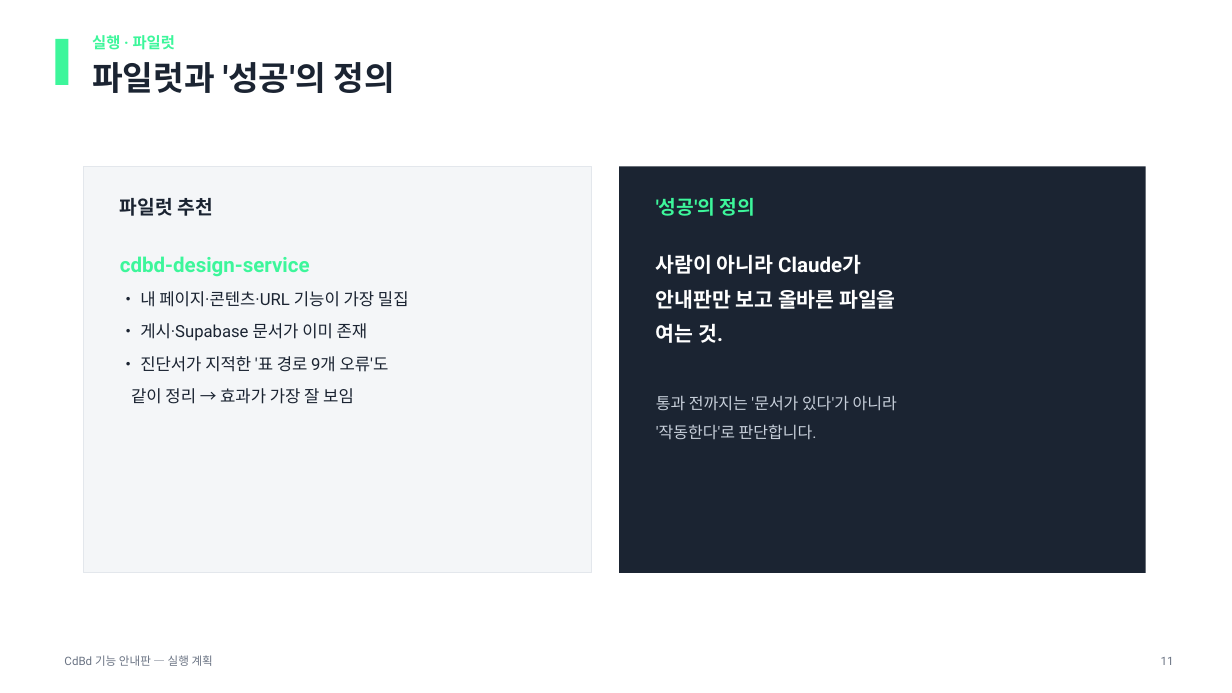
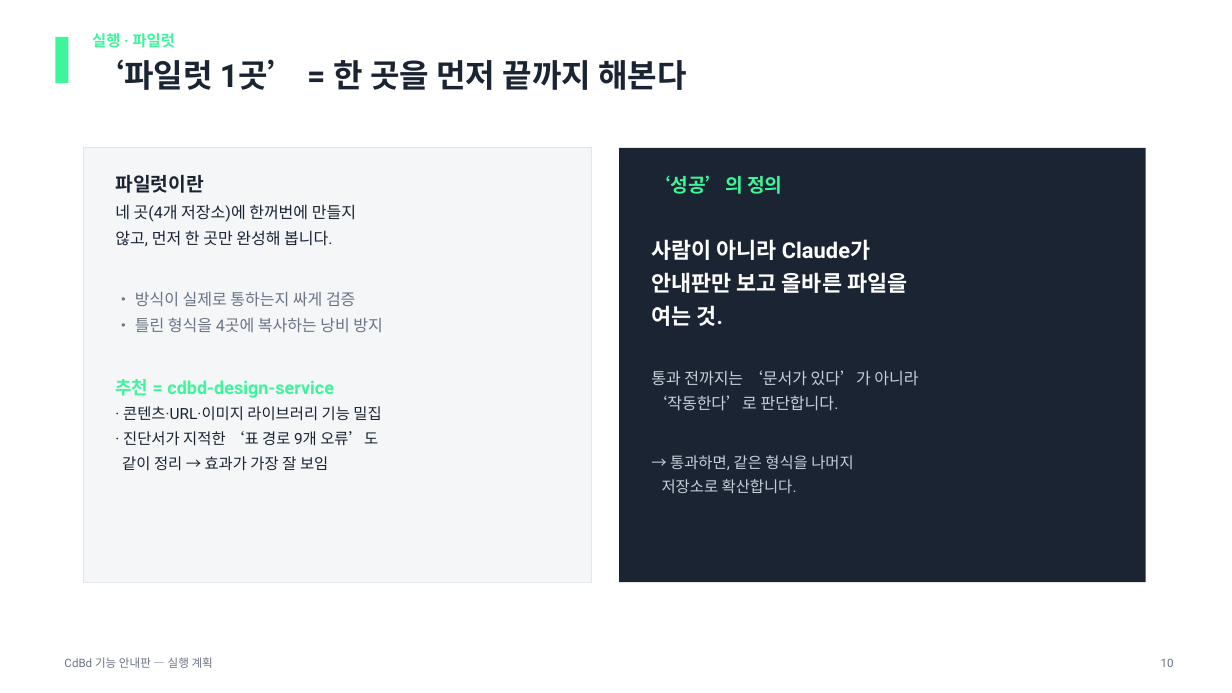
Before and after one commit to CdBd-in/design, a slide deck: slide 10 of _기능 안내판 실행 계획.pptx (slide 11 before the commit). Drawn at 1232x693 pixels with LibreOffice and Linux fonts; fonts in the diff are those of the drawing. Boxes give left, top, right and bottom in pixels: in the first picture for what was removed or moved away, otherwise in the second. Text is boxed around its words. In the diff, an @@ line names an element or a change of style, - is before the commit and + after.

```diff
--- a/_기능 안내판 실행 계획.pptx
+++ b/_기능 안내판 실행 계획.pptx
@@ rectangle: place and size @@
-rectangle at (0, 0, 1232, 125)
+rectangle at (0, 0, 1232, 120)
@@ text at (92, 59, 686, 90): text changed; size 26 to 25 pt @@
-파일럿과 '성공'의 정의
+‘파일럿 1곳’ = 한 곳을 먼저 끝까지 해본다
@@ rectangle: place and size @@
-rectangle at (83, 166, 592, 573)
+rectangle at (83, 148, 592, 582)
@@ rectangle: place and size @@
-rectangle at (619, 166, 1146, 573)
+rectangle at (619, 148, 1146, 582)
@@ text "파일럿이란": place and size @@
-text "파일럿이란" at (120, 256, 409, 404)
+text "파일럿이란" at (115, 175, 382, 471)
@@ text at (115, 175, 382, 446): text changed; size 13 to 12.5 pt @@
-cdbd-design-service
-• 내 페이지·콘텐츠·URL 기능이 가장 밀집
-• 게시·Supabase 문서가 이미 존재
-• 진단서가 지적한 '표 경로 9개 오류'도
+파일럿이란
+네 곳(4개 저장소)에 한꺼번에 만들지
+않고, 먼저 한 곳만 완성해 봅니다.
+• 방식이 실제로 통하는지 싸게 검증
+• 틀린 형식을 4곳에 복사하는 낭비 방지
+추천 = cdbd-design-service
+· 콘텐츠·URL·이미지 라이브러리 기능 밀집
+· 진단서가 지적한 ‘표 경로 9개 오류’도
@@ text "‘성공’의 정의": place and size @@
-text "‘성공’의 정의" at (656, 254, 897, 439)
+text "‘성공’의 정의" at (651, 175, 918, 493)
@@ text at (651, 175, 782, 194): paragraph added @@
+‘성공’의 정의
@@ text removed at (120, 198, 212, 216) @@
-파일럿 추천
@@ text removed at (656, 198, 755, 216) @@
-'성공'의 정의
@@ text at (651, 239, 907, 326): size 16 to 17 pt in "사람이 아니라 Claude가", "안내판만 보고 올바른 파일을", "여는 것."; less space between paragraphs @@
@@ text at (651, 370, 918, 493): text changed @@
-통과 전까지는 '문서가 있다'가 아니라
-'작동한다'로 판단합니다.
+통과 전까지는 ‘문서가 있다’가 아니라
+‘작동한다’로 판단합니다.
+→ 통과하면, 같은 형식을 나머지
+저장소로 확산합니다.
@@ text at (122, 456, 328, 471): size 13 to 12 pt in "같이 정리 → 효과가 가장 잘 보임"; line spacing 1.1 to 1.08; less space between paragraphs @@
@@ text removed at (1161, 657, 1174, 665) @@
-11
@@ text added at (1161, 658, 1174, 667), 9 pt, text #6B7484 @@
+10
```
Also in this commit, not shown: 8 other slides changed, 2 slides added, 3 slides removed, 1 other file.
